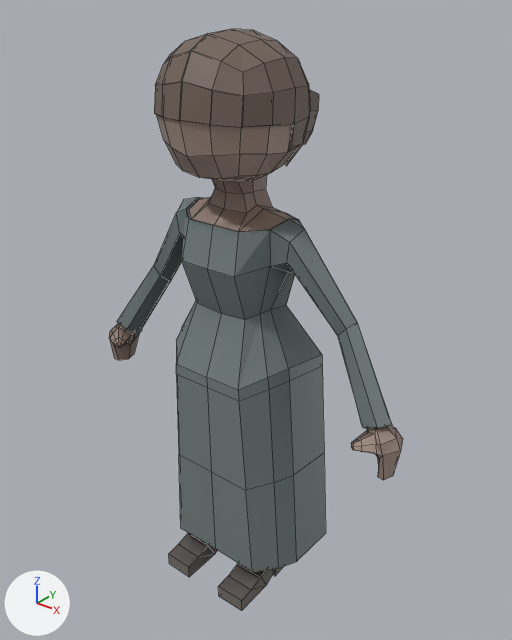
A saved change to the Blender file Assets/Models/applause1.blend.
Rendered twice from a camera (50 mm lens) standing at (10.04, -11.77, 15.1) and looking at (0.16, 0.57, 7.45). The lights are fixed; the arrows at lower left show +X, +Y and +Z. Mesh edges are drawn as thin lines.
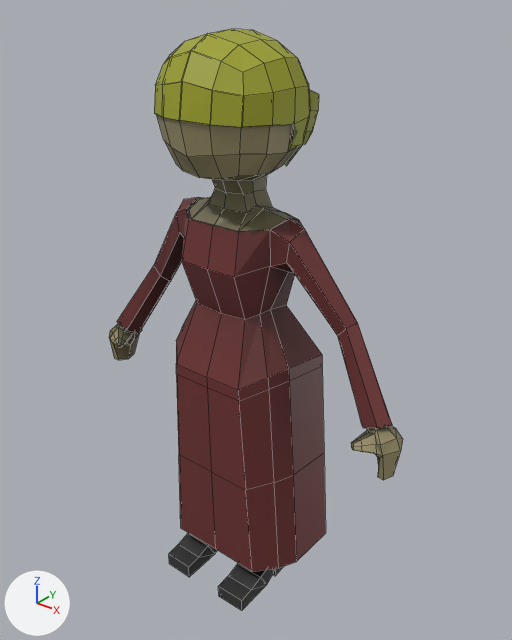
Location of each change, (x1, y1, x2, y2) in pixels of the pictures (512 x 640 px):
'Cube', recoloured
    both: (109, 29, 403, 611)

The edits, one by one:
Picture 'applause1TextureRedDressYellowHairBlackShoesWhitePerson.png' (img_applause1texturereddressyellowhairblackshoeswhiteperson_png) is new.
Material 'applause1TextureRedDressYellowHairBlackShoesWhitePerson.png' (mat_applause1texturereddressyellowhairblackshoeswhiteperson_png) is new.
Its texture is img_applause1texturereddressyellowhairblackshoeswhiteperson_png.
me_cube_001 has 676 vertices, 646 faces, 6 loose edges and spans x -3.36..3.36, y -2.01..2.56, z 0.09..14.14.
me_cube_001 no longer uses material mat_untitled (picture img_untitled).
me_cube_001 now uses material mat_applause1texturereddressyellowhairblackshoeswhiteperson_png (picture img_applause1texturereddressyellowhairblackshoeswhiteperson_png).
